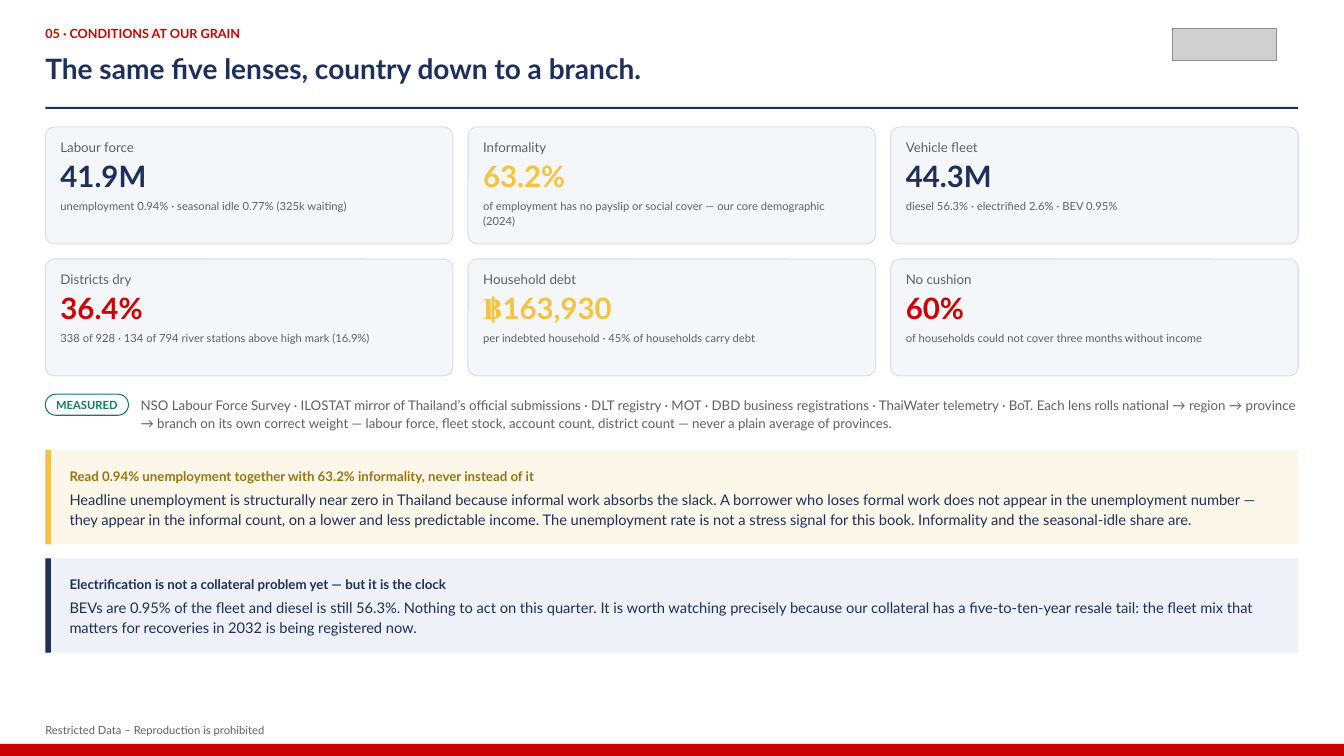
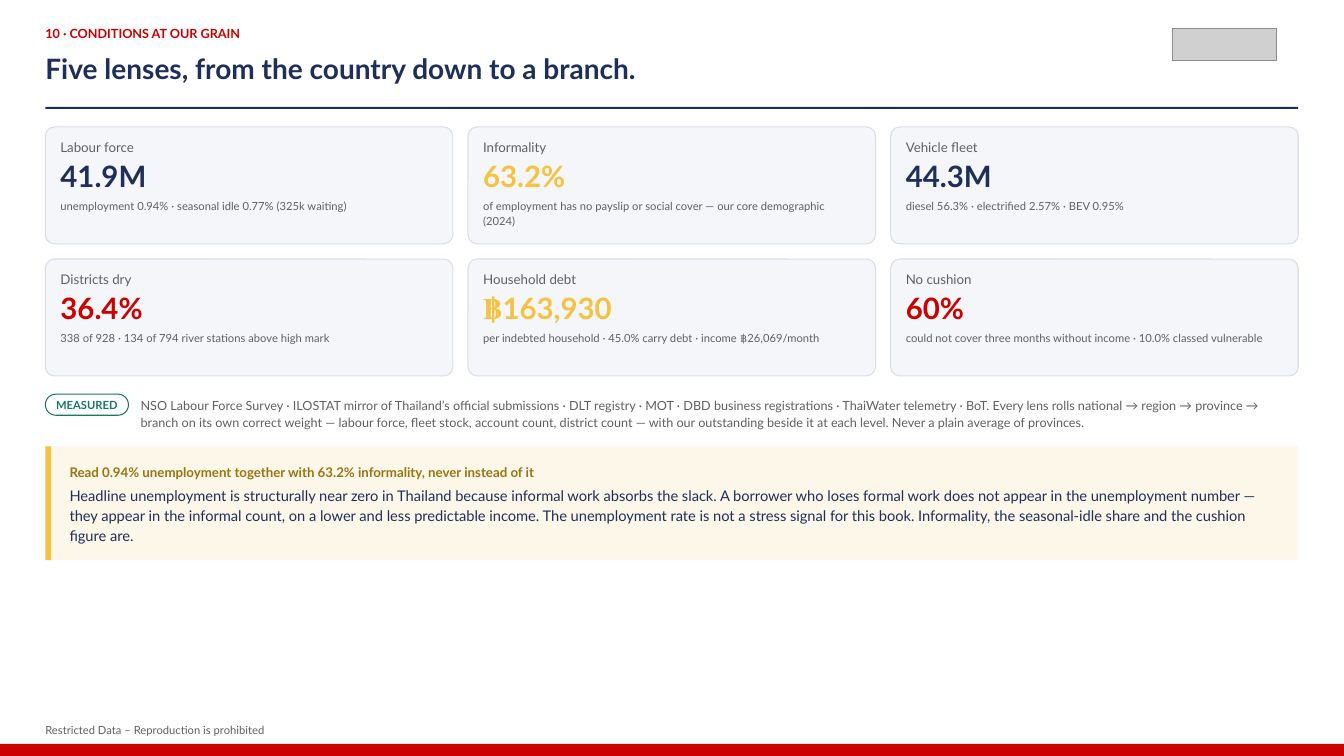
Before and after one commit to kaustavb2101/competitive-intel, a slide deck: slide 18 of docs/decks/mcom-2026-08-05-macro.pptx (slide 9 before the commit). Drawn at 1344x756 pixels with LibreOffice and Linux fonts; fonts in the diff are those of the drawing; grey boxes stand for pictures. Boxes give left, top, right and bottom in pixels: in the first picture for what was removed or moved away, otherwise in the second. Text is boxed around its words. In the diff, an @@ line names an element or a change of style, - is before the commit and + after.

```diff
--- a/docs/decks/mcom-2026-08-05-macro.pptx
+++ b/docs/decks/mcom-2026-08-05-macro.pptx
@@ text at (45,28,241,38): text changed @@
-05 · CONDITIONS AT OUR GRAIN
+10 · CONDITIONS AT OUR GRAIN
@@ text at (45,58,635,84): text changed @@
-The same five lenses, country down to a branch.
+Five lenses, from the country down to a branch.
@@ text at (906,202,1124,210): text changed @@
-diesel 56.3% · electrified 2.6% · BEV 0.95%
+diesel 56.3% · electrified 2.57% · BEV 0.95%
@@ text at (60,334,330,344): text changed @@
-338 of 928 · 134 of 794 river stations above high mark (16.9%)
+338 of 928 · 134 of 794 river stations above high mark
@@ text at (483,334,819,344): text changed @@
-per indebted household · 45% of households carry debt
+per indebted household · 45.0% carry debt · income ฿26,069/month
@@ text at (906,334,1262,342): text changed @@
-of households could not cover three months without income
+could not cover three months without income · 10.0% classed vulnerable
@@ text at (141,400,1242,430): text changed; size 9.5 to 9 pt @@
-NSO Labour Force Survey · ILOSTAT mirror of Thailand’s official submissions · DLT registry · MOT · DBD business registrations · ThaiWater telemetry · BoT. Each lens rolls national → region → province → branch on its own correct weight — labour force, fleet stock, account count, district count — never a plain average of provinces.
+NSO Labour Force Survey · ILOSTAT mirror of Thailand’s official submissions · DLT registry · MOT · DBD business registrations · ThaiWater telemetry · BoT. Every lens rolls national → region → province → branch on its own correct weight — labour force, fleet stock, account count, district count — with our outstanding beside it at each level. Never a plain average of provinces.
@@ rectangle: place and size @@
-rectangle at (45,451,1299,544)
+rectangle at (45,447,1299,561)
@@ rectangle: place and size @@
-rectangle at (45,451,51,544)
+rectangle at (45,447,51,561)
@@ text "Read 0.94% unemployment together with ...": place and size @@
-text "Read 0.94% unemployment together with ..." at (70,471,534,484)
+text "Read 0.94% unemployment together with ..." at (70,467,534,480)
@@ text at (70,490,1246,544): text changed @@
-Headline unemployment is structurally near zero in Thailand because informal work absorbs the slack. A borrower who loses formal work does not appear in the unemployment number — they appear in the informal count, on a lower and less predictable income. The unemployment rate is not a stress signal for this book. Informality and the seasonal-idle share are.
+Headline unemployment is structurally near zero in Thailand because informal work absorbs the slack. A borrower who loses formal work does not appear in the unemployment number — they appear in the informal count, on a lower and less predictable income. The unemployment rate is not a stress signal for this book. Informality, the seasonal-idle share and the cushion figure are.
@@ rectangle removed at (45,559,1299,652) @@
@@ rectangle removed at (45,559,51,652) @@
@@ text removed at (70,579,446,592) @@
-Electrification is not a collateral problem yet — but it is the clock
@@ text removed at (70,602,1253,636) @@
-BEVs are 0.95% of the fleet and diesel is still 56.3%. Nothing to act on this quarter. It is worth watching precisely because our collateral has a five-to-ten-year resale tail: the fleet mix that matters for recoveries in 2032 is being registered now.
```
Also in this commit, not shown: 6 other slides changed, 12 slides added, 4 slides removed, 3 other files.
